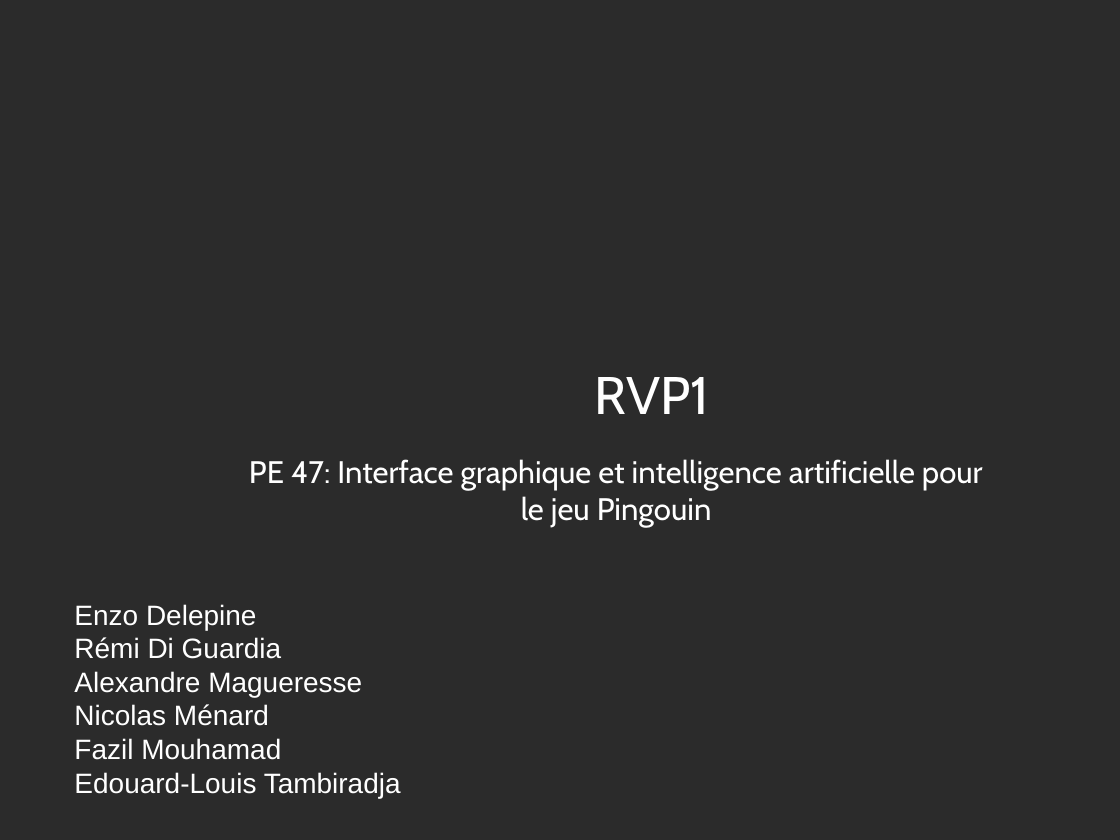
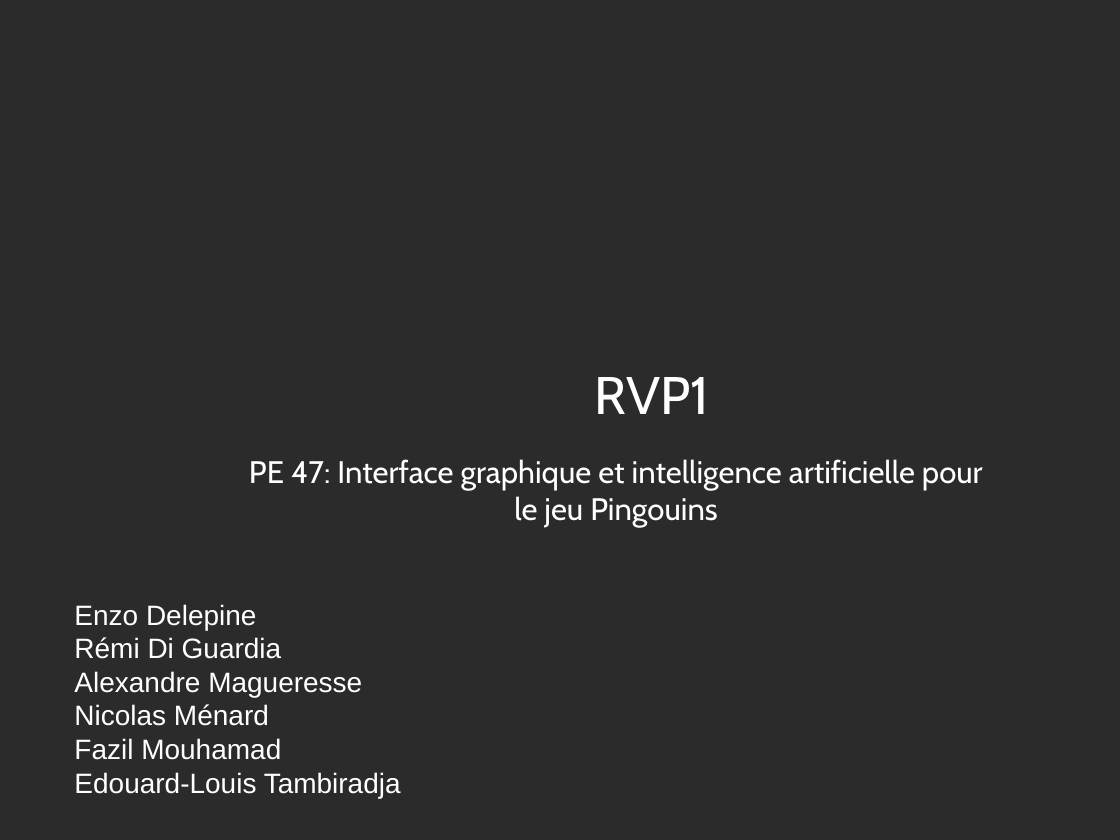
Before and after one commit to PingouinsECL/documents, a slide deck: slide 1 of RVP1.pptx. Drawn at 1120x840 pixels with LibreOffice and Linux fonts; fonts in the diff are those of the drawing; background and template pictures are left out; a plain dark background stands for a picture behind light text. Boxes give left, top, right and bottom in pixels: in the first picture for what was removed or moved away, otherwise in the second. Text is boxed around its words. In the diff, an @@ line names an element or a change of style, - is before the commit and + after.

```diff
--- a/RVP1.pptx
+++ b/RVP1.pptx
@@ text at (249,459,983,528): text changed @@
-PE 47: Interface graphique et intelligence artificielle pour le jeu Pingouin
+PE 47: Interface graphique et intelligence artificielle pour le jeu Pingouins
```
Also in this commit, not shown: 4 other slides changed.
